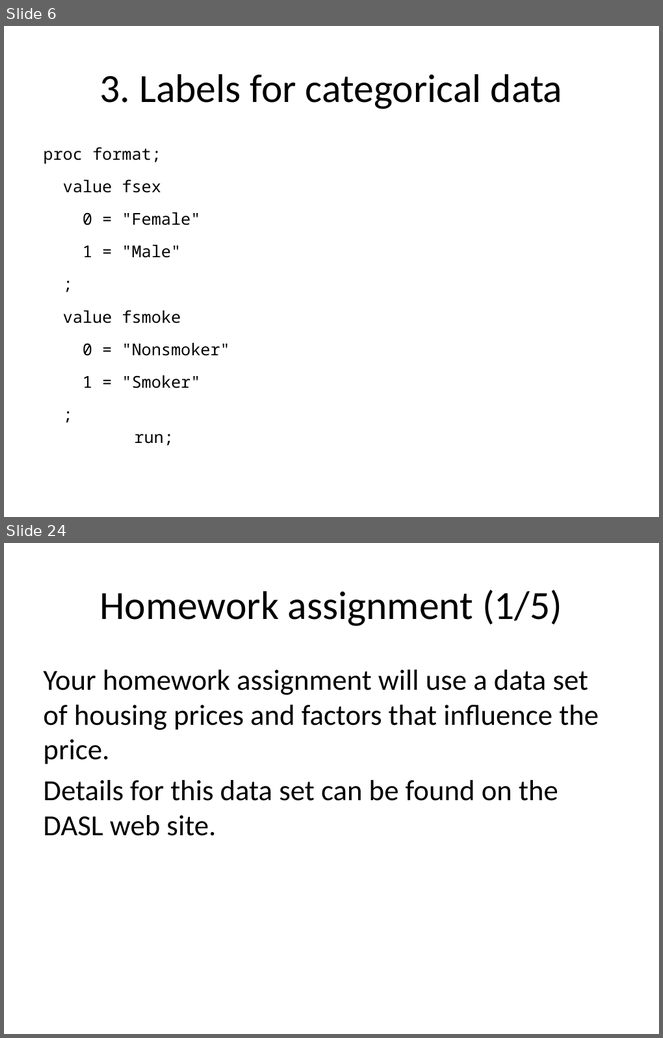
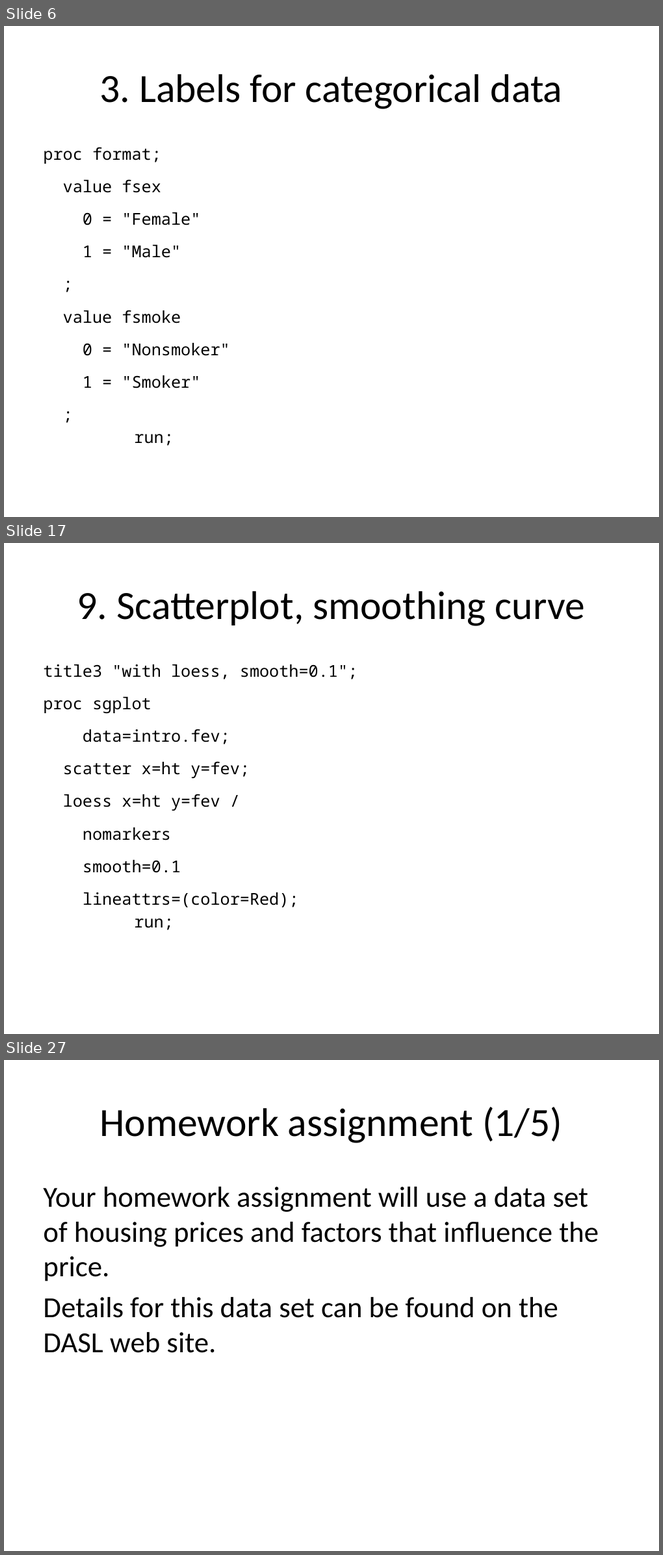
Before and after one commit to pmean/introduction-to-SAS, a slide deck: basics3/src/lecture03.pptx. Shown one above the other, each under a label of ours: slides 6 and 24 before the commit, slides 6, 17 and 27 after it; the slides between them are not shown. The pictures are 663x1038 and 663x1555 pixels, drawn with LibreOffice and Linux fonts; fonts in the diff are those of the drawing. Boxes give left, top, right and bottom in pixels: in the first picture for what was removed or moved away, otherwise in the second. Text is boxed around its words. In the diff, an @@ line names an element or a change of style, - is before the commit and + after.

```diff
--- a/basics3/src/lecture03.pptx
+++ b/basics3/src/lecture03.pptx
@@ slide 17 added at box(4, 543, 659, 1034), background #FFFFFF @@
@@ title added at box(77, 591, 585, 626), 44 pt, text #000000 @@
+9. Scatterplot, smoothing curve
@@ text added at box(43, 665, 358, 930), 18 pt, text #000000 @@
+title3 "with loess, smooth=0.1";
+proc sgplot
+data=intro.fev;
+scatter x=ht y=fev;
+loess x=ht y=fev /
+nomarkers
+smooth=0.1
+lineattrs=(color=Red);
+run;
@@ what was slide 24 is now slide 27 @@
```
Also in this commit, not shown: 12 slides changed, 7 other slides added, 5 slides removed, 17 other files.
